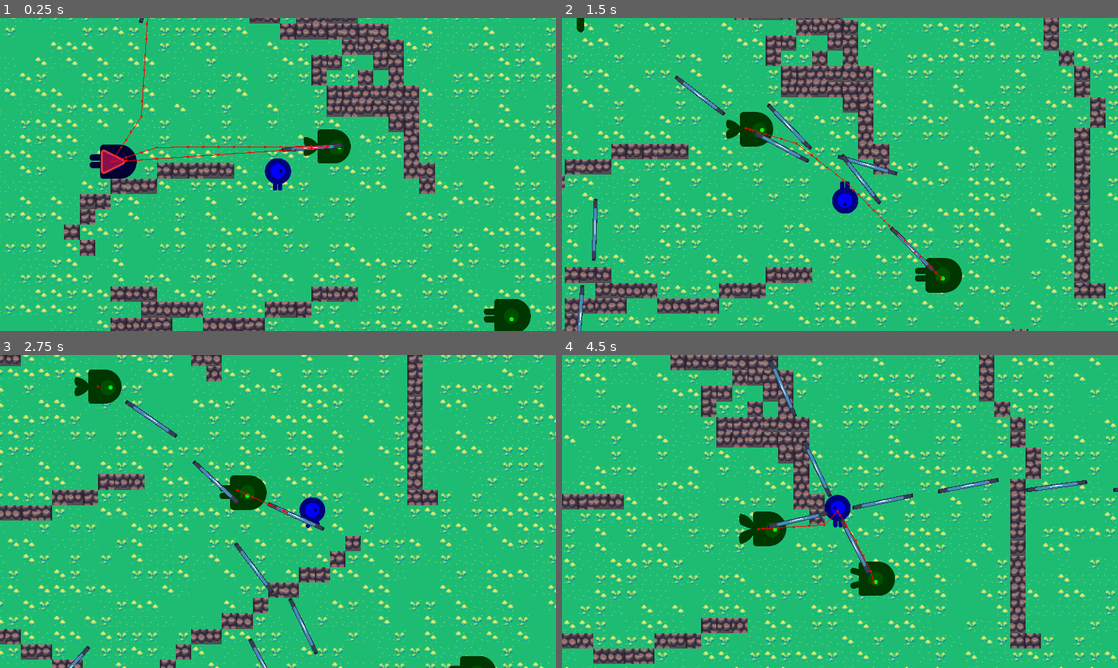
Above: before the commit, frames 1-4 (two rows, left to right).
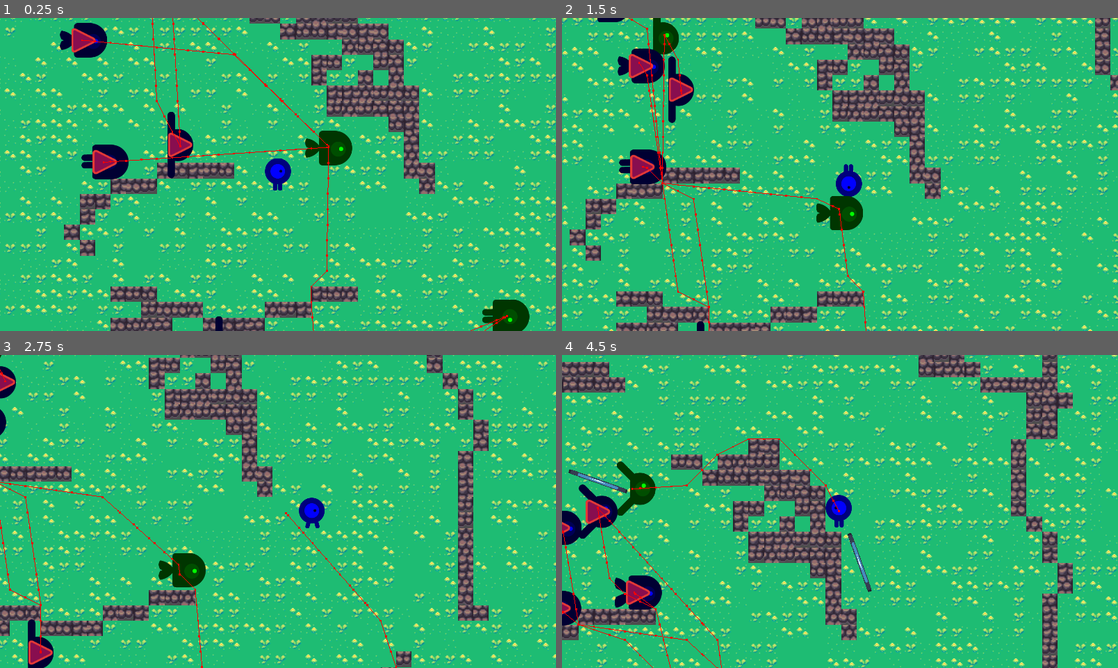
Above: after the commit, the same moments.

Repository: actuallyfrank/project-battlefield
Game: Godot game, scene res://scenes/Main.tscn
Same seed, same stepped clock (60 frames per second), same inputs: the game is played once before the commit and once after it. The engine's default icon, where the game draws it, is replaced by a stand-in: a white triangle on a blue panel in a dark square.
Inputs:
- Up to frame 1 (0.25 s): no input
- Up to frame 2 (1.5 s): hold Right (move_right) 0.53-1.28 s; hold Down (move_down) from 1.28 s (still down)
- Up to frame 3 (2.75 s): release Down (move_down) at 2.03 s; hold Right (move_right) from 2.03 s (still down)
- Up to frame 4 (4.5 s): release Right (move_right) at 2.78 s; hold Up (move_up) 2.78-3.53 s; hold Left (move_left) from 3.53 s (still down)

The runs differ from the first frame. In frame 1, 2.9% of the frame differs, in the area x 10-96%, y 0-100%; in frame 2, 44%, in the area x 0-100%, y 0-100%; in frame 3, 38%; in frame 4, 44%.

Commit message:
add cooldown to weapons and projectiles that stick

Diff:
--- a/scenes/Archer.tscn
+++ b/scenes/Archer.tscn
@@ -80,6 +80,7 @@
 team = 2
 
 [node name="HealthComponent" parent="." instance=ExtResource("11_ewk5b")]
+max_health = 40
 
 [node name="HitboxComponent" parent="." node_paths=PackedStringArray("teamComponent", "health") instance=ExtResource("12_do701")]
 teamComponent = NodePath("../TeamComponent")
@@ -90,11 +91,13 @@
 shape = SubResource("CircleShape2D_d314s")
 debug_color = Color(0.615686, 0.517647, 0.407843, 0.419608)
 
-[node name="AIComponent" parent="." node_paths=PackedStringArray("actor", "teamComponent", "weaponComponent") instance=ExtResource("12_vhg02")]
+[node name="AIComponent" parent="." node_paths=PackedStringArray("actor", "teamComponent") instance=ExtResource("12_vhg02")]
 actor = NodePath("..")
 teamComponent = NodePath("../TeamComponent")
-weaponComponent = NodePath("../BowWeapon")
 
-[node name="BowWeapon" type="Node2D" parent="."]
+[node name="BowWeapon" type="Node2D" parent="." node_paths=PackedStringArray("ai", "team")]
 script = ExtResource("14_wt1tu")
 arrow = ExtResource("15_c82eg")
+ai = NodePath("../AIComponent")
+team = NodePath("../TeamComponent")
+cooldown = 3.0
--- a/scenes/Main.tscn
+++ b/scenes/Main.tscn
@@ -1376,4 +1376,16 @@
 position = Vector2(1480, 1404)
 
 [node name="Soldier2" parent="." instance=ExtResource("2_5casl")]
-position = Vector2(290, 740)
+position = Vector2(276, 746)
+
+[node name="Soldier3" parent="." instance=ExtResource("2_5casl")]
+position = Vector2(229, 482)
+
+[node name="Soldier4" parent="." instance=ExtResource("2_5casl")]
+position = Vector2(427, 742)
+
+[node name="Soldier5" parent="." instance=ExtResource("2_5casl")]
+position = Vector2(530, 1104)
+
+[node name="Soldier6" parent="." instance=ExtResource("2_5casl")]
+position = Vector2(729, 1387)
--- a/scenes/components/AIComponent.tscn
+++ b/scenes/components/AIComponent.tscn
@@ -19,7 +19,7 @@
 [node name="DetectionZone" type="Area2D" parent="."]
 
 [node name="CollisionShape2D" type="CollisionShape2D" parent="DetectionZone"]
-scale = Vector2(44.17, 44.17)
+scale = Vector2(70, 70)
 shape = SubResource("CircleShape2D_r85ik")
 debug_color = Color(0.803922, 0.376471, 0.494118, 0.419608)
 
--- a/scenes/components/WeaponComponent.tscn
+++ b/scenes/components/WeaponComponent.tscn
@@ -4,3 +4,8 @@
 
 [node name="WeaponComponent" type="Node2D"]
 script = ExtResource("1_4rowi")
+
+[node name="AttackTimer" type="Timer" parent="."]
+autostart = true
+
+[connection signal="timeout" from="AttackTimer" to="." method="_on_attack_timer_timeout"]
--- a/scenes/components/ai_component.gd
+++ b/scenes/components/ai_component.gd
@@ -1,8 +1,9 @@
 extends Node2D
+class_name AIComponent
+
 @export var speed: float = 10
 @export var actor: CharacterBody2D
 @export var teamComponent: TeamComponent
-@export var weaponComponent: WeaponComponent
 
 var target: HitboxComponent = null
 var actorsInRange: Array[HitboxComponent] = []
@@ -24,12 +25,6 @@
 		return
 
 	make_path_to_target()
-
-	if (weaponComponent == null):
-		return
-
-	weaponComponent.attack(target, teamComponent.team)
-
 
 func isCurrentTarget(area: Area2D) -> bool:
 	if target == null:
--- a/scenes/soldier.tscn
+++ b/scenes/soldier.tscn
@@ -90,12 +90,14 @@
 shape = SubResource("CircleShape2D_d314s")
 debug_color = Color(0.615686, 0.517647, 0.407843, 0.419608)
 
-[node name="AIComponent" parent="." node_paths=PackedStringArray("actor", "teamComponent", "weaponComponent") instance=ExtResource("12_fre7e")]
+[node name="AIComponent" parent="." node_paths=PackedStringArray("actor", "teamComponent") instance=ExtResource("12_fre7e")]
 actor = NodePath("..")
 teamComponent = NodePath("../TeamComponent")
-weaponComponent = NodePath("../WeaponComponent")
 
-[node name="WeaponComponent" parent="." instance=ExtResource("13_jijc6")]
+[node name="WeaponComponent" parent="." node_paths=PackedStringArray("ai", "team") instance=ExtResource("13_jijc6")]
+ai = NodePath("../AIComponent")
+team = NodePath("../TeamComponent")
+cooldown = 2.0
 
 [node name="Sword" type="Sprite2D" parent="WeaponComponent"]
 texture = ExtResource("14_ihrly")
--- a/scenes/weapon_component.gd
+++ b/scenes/weapon_component.gd
@@ -3,6 +3,10 @@
 class_name WeaponComponent
 
 @export var reach: float = 100
+@export var ai: AIComponent = null
+@export var team: TeamComponent = null
+@export var cooldown: float = 1
+var timer: float = 0
 
 func attack(target: HitboxComponent, team: int):
 	print('ATTACK!')
@@ -13,3 +17,19 @@
 
 	if distance <= reach:
 		target.hit(10)
+
+func _process(delta):
+	if ai == null or team == null:
+		return
+
+	var target = ai.target
+
+	if target == null:
+		timer = 0
+		return
+
+	timer += delta
+
+	if timer >= cooldown:
+		attack(target, team.team)
+		timer = 0
--- a/scenes/weapons/projectile.gd
+++ b/scenes/weapons/projectile.gd
@@ -7,17 +7,25 @@
 @export var team: int = -1
 
 var start_position: Vector2
+var didHit: bool = false
 
 func _ready():
 	start_position = global_position
 
 func _physics_process(delta):
+	if didHit:
+		return
+
 	var direction = global_rotation
 	position += Vector2(cos(direction), sin(direction)) * speed * delta
 
 	if start_position.distance_to(global_position) > max_distance:
 		print("Projectile reached max distance")
 		queue_free()
+
+func penetrate(area: Area2D):
+	reparent(area)
+	didHit = true
 
 func _on_area_entered(area:Area2D):
 	print("Projectile entered area", area.name)
@@ -28,4 +36,6 @@
 	if !hitbox:
 		return
 
+	penetrate(area)
+
 	hitbox.hit(damage)
